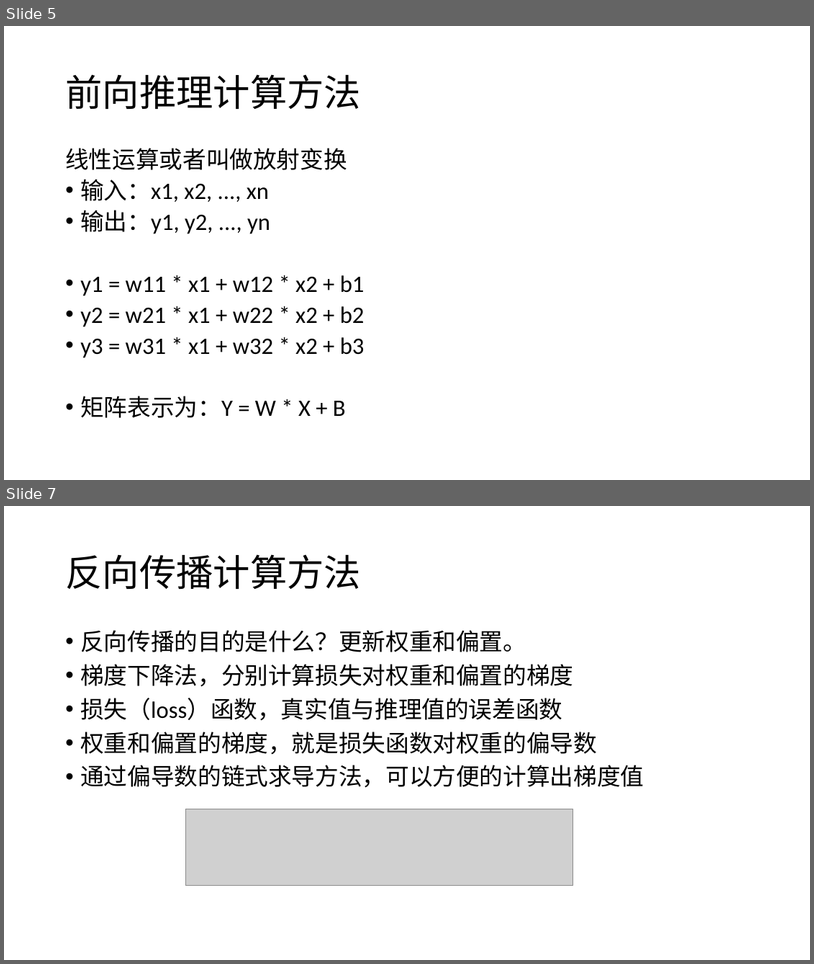
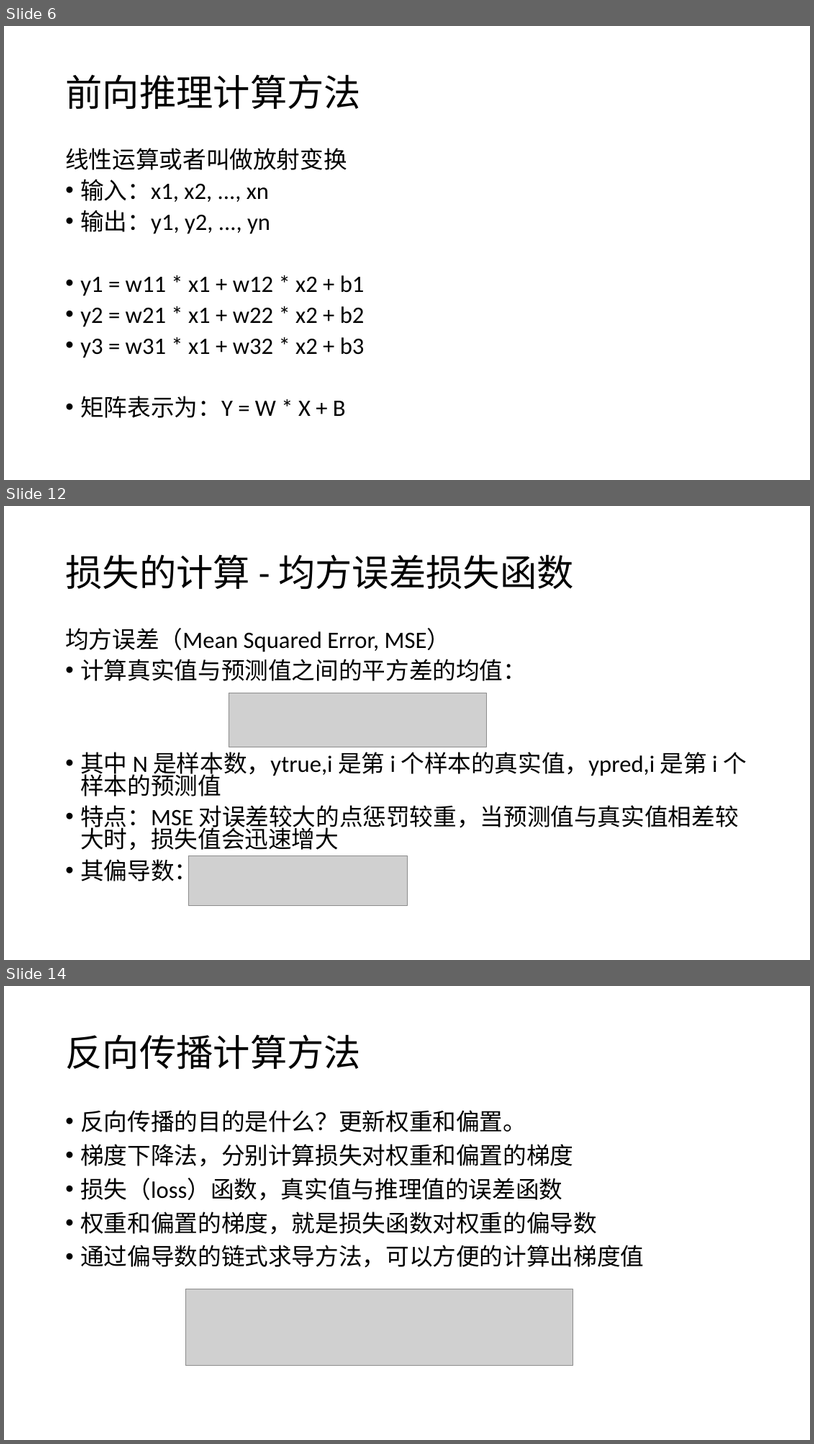
Before and after one commit to rockcarry/ffann, a slide deck: docs/BP 神经网络 C 语言实现与项目应用.pptx. Shown one above the other, each under a label of ours: slides 5 and 7 before the commit, slides 6, 12 and 14 after it; the slides between them are not shown. The pictures are 814x964 and 814x1444 pixels, drawn with LibreOffice and Linux fonts; fonts in the diff are those of the drawing; grey boxes stand for pictures. Boxes give left, top, right and bottom in pixels: in the first picture for what was removed or moved away, otherwise in the second. Text is boxed around its words. In the diff, an @@ line names an element or a change of style, - is before the commit and + after.

```diff
--- a/docs/BP 神经网络 C 语言实现与项目应用.pptx
+++ b/docs/BP 神经网络 C 语言实现与项目应用.pptx
@@ slide 12 added at bbox=[4, 506, 810, 960], background #FFFFFF @@
@@ title added at bbox=[65, 554, 574, 589], 44 pt, text #000000 @@
+损失的计算 - 均方误差损失函数
@@ text added at bbox=[65, 628, 747, 885], 28 pt, text #000000 @@
+均方误差（Mean Squared Error, MSE）
+• 计算真实值与预测值之间的平方差的均值：
+• 其中 N 是样本数，ytrue,i 是第 i 个样本的真实值，ypred,i 是第 i 个样本的预测值
+• 特点：MSE 对误差较大的点惩罚较重，当预测值与真实值相差较大时，损失值会迅速增大
+• 其偏导数：
@@ picture added at bbox=[229, 693, 486, 746] @@
@@ picture added at bbox=[189, 856, 408, 906] @@
@@ what was slide 5 is now slide 6 @@
@@ what was slide 7 is now slide 14 @@
```
Also in this commit, not shown: 2 slides changed, 29 other slides added.
